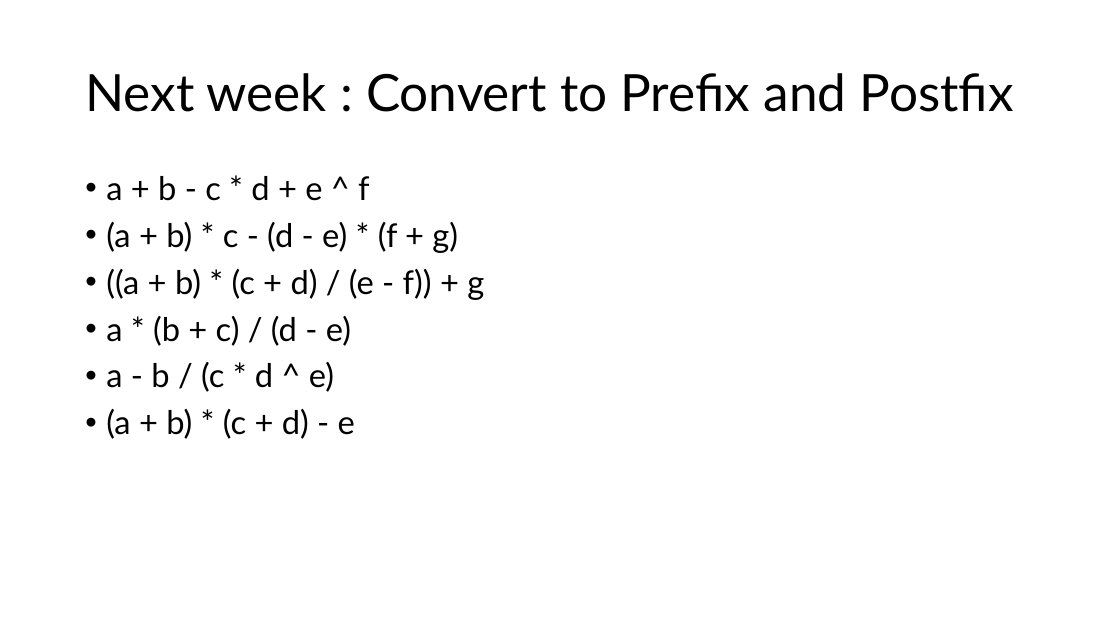
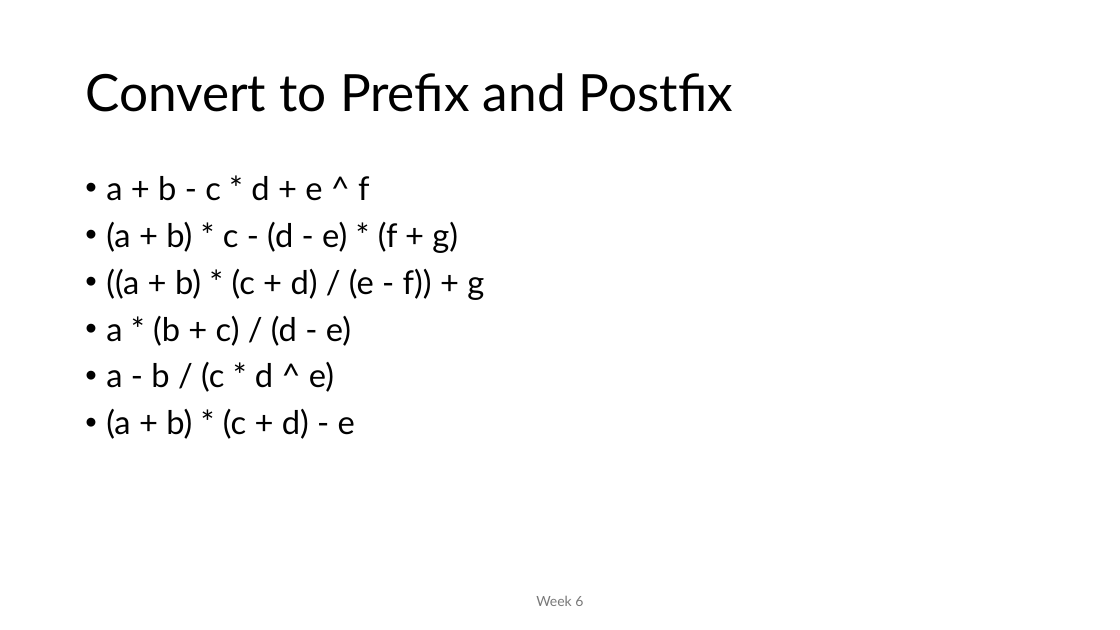
Before and after one commit to MoklaEducation/ems_winter_2025_acsl101, a slide deck: slide 45 of all/ExploringCSConceptsViaACSLCompetitions_all.pptx (slide 37 before the commit). Drawn at 1120x630 pixels with LibreOffice and Linux fonts; fonts in the diff are those of the drawing. Boxes give left, top, right and bottom in pixels: in the first picture for what was removed or moved away, otherwise in the second. Text is boxed around its words. In the diff, an @@ line names an element or a change of style, - is before the commit and + after.

Commit message:
week 06

```diff
--- a/all/ExploringCSConceptsViaACSLCompetitions_all.pptx
+++ b/all/ExploringCSConceptsViaACSLCompetitions_all.pptx
@@ title at [85,73,733,112]: text changed @@
-Next week : Convert to Prefix and Postfix
+Convert to Prefix and Postfix
@@ text added at [536,596,583,606], 12 pt, text #797979 @@
+Week 6
```
Also in this commit, not shown: 13 slides added, 2 other files.
